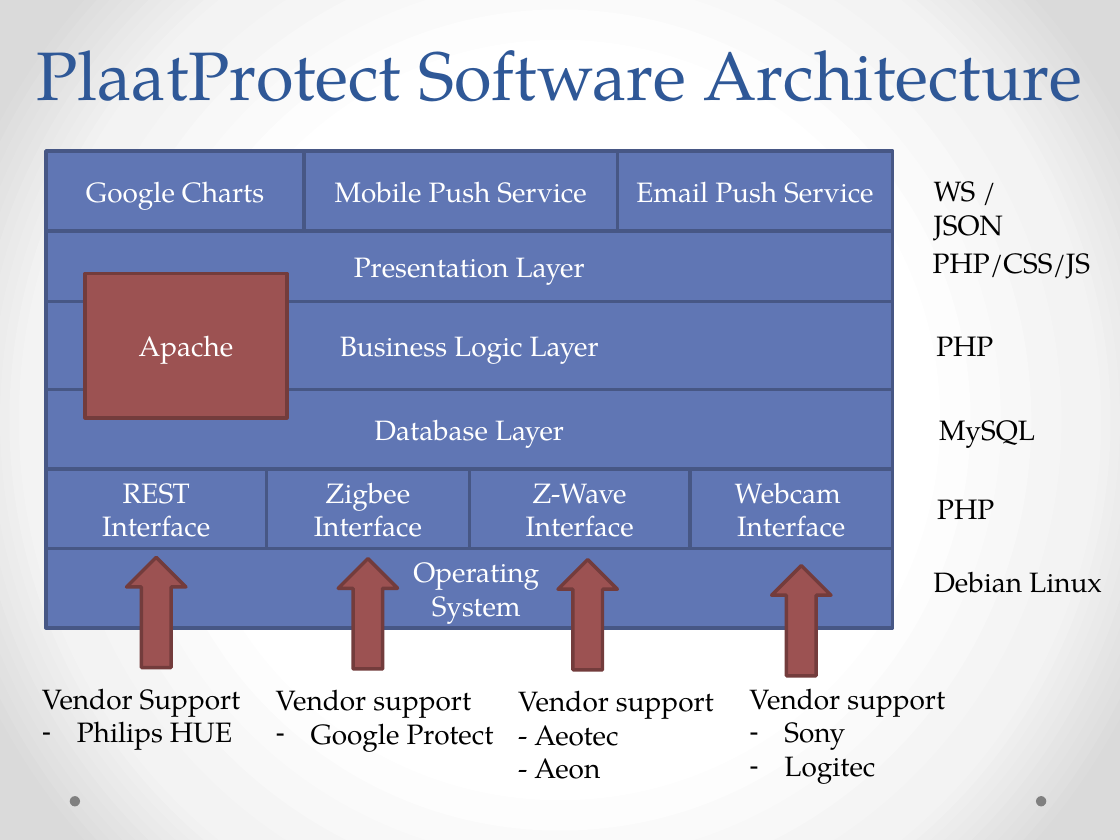
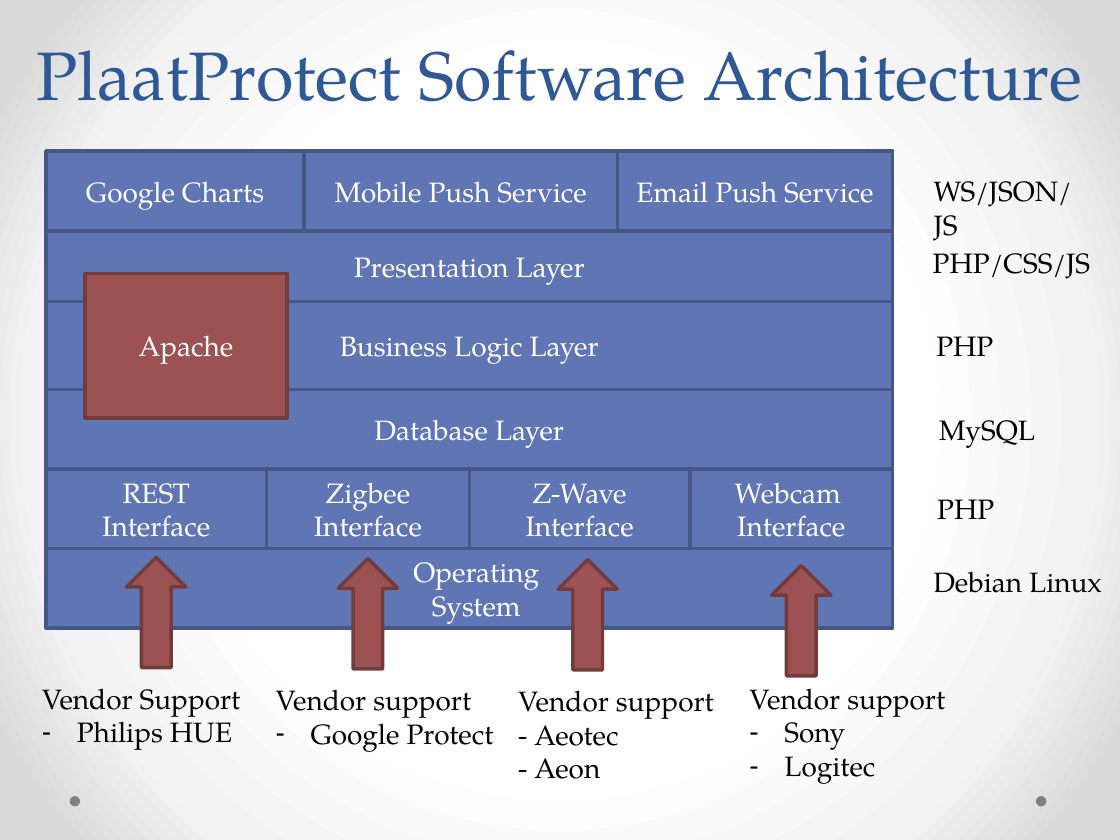
Before and after one commit to plaatsoft/plaatprotect, a slide deck: slide 5 of doc/ppt/PlaatProtect Design.pptx. Drawn at 1120x840 pixels with LibreOffice and Linux fonts; fonts in the diff are those of the drawing. Boxes give left, top, right and bottom in pixels: in the first picture for what was removed or moved away, otherwise in the second. Text is boxed around its words. In the diff, an @@ line names an element or a change of style, - is before the commit and + after.

Commit message:
Update PP

```diff
--- a/doc/ppt/PlaatProtect Design.pptx
+++ b/doc/ppt/PlaatProtect Design.pptx
@@ text at <box>934,181,1072,241</box>: text changed @@
-WS / JSON
+WS/JSON/JS
```
Also in this commit, not shown: 1 slide added.
